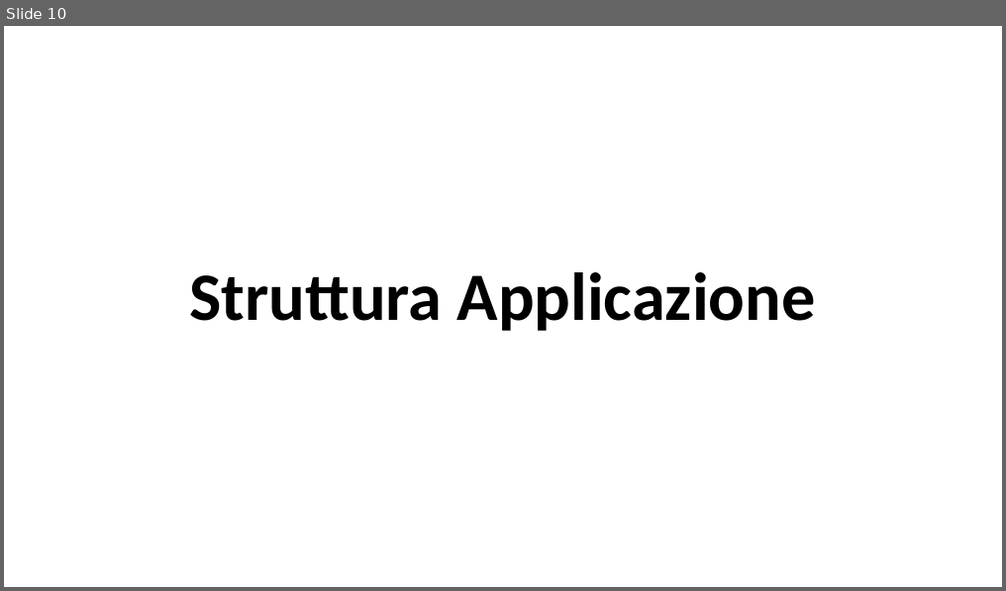
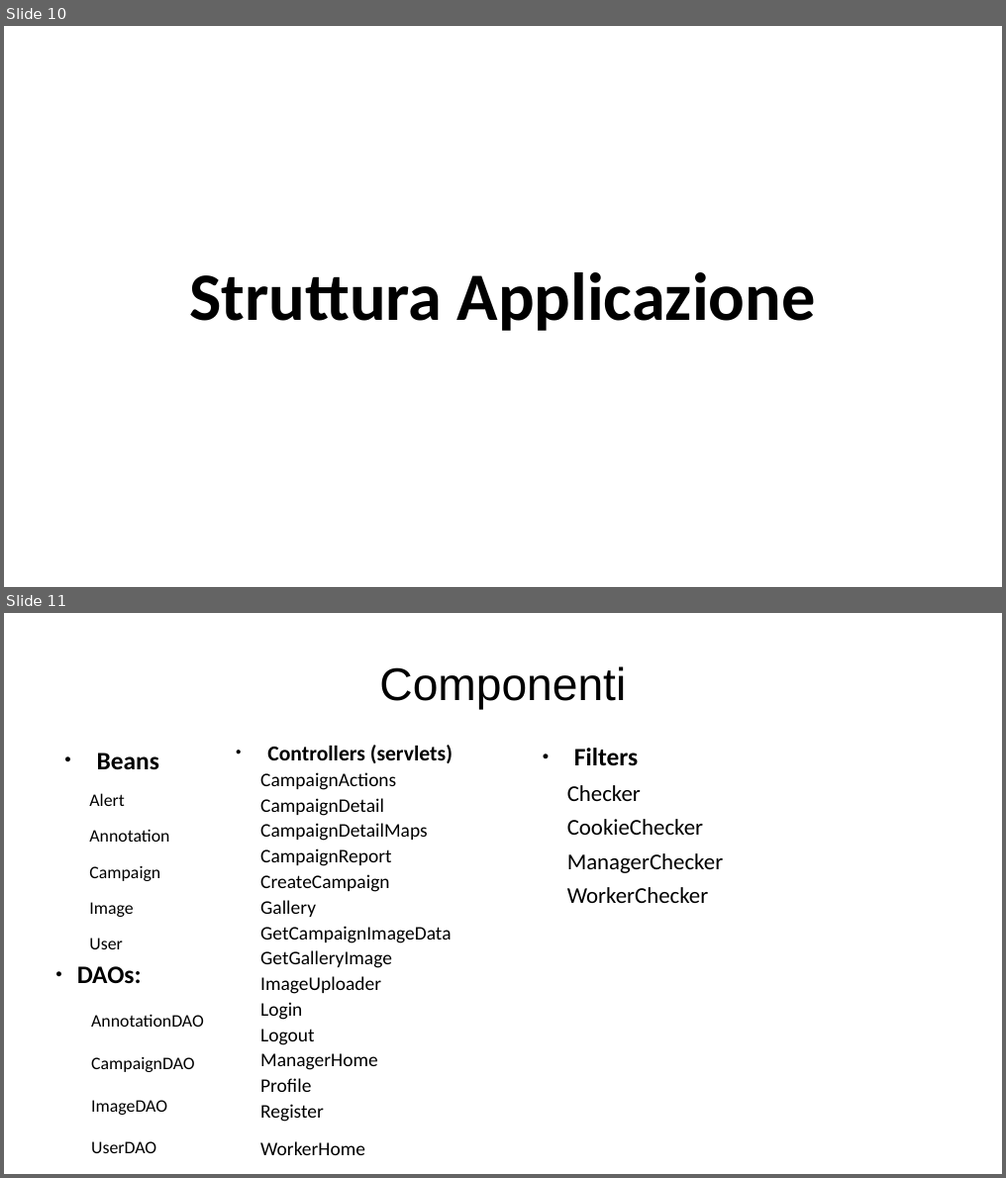
Before and after one commit to darklamp/progetto-tiw-alematte-2020, a slide deck: presentazione.odp. Shown one above the other, each under a label of ours: slide 10 before the commit, slides 10 and 11 after it. The pictures are 1006x591 and 1006x1178 pixels, drawn with LibreOffice and Linux fonts; fonts in the diff are those of the drawing. Boxes give left, top, right and bottom in pixels: in the first picture for what was removed or moved away, otherwise in the second. Text is boxed around its words. In the diff, an @@ line names an element or a change of style, - is before the commit and + after.

```diff
--- a/presentazione.odp
+++ b/presentazione.odp
@@ slide 11 added at bbox=[4, 613, 1002, 1174], background #FFFFFF @@
@@ title added at bbox=[379, 666, 626, 710], 36.4 pt, text #000000 @@
+Componenti
@@ text added at bbox=[89, 753, 169, 950], 14 pt, text #000000 @@
+● Beans
+Alert
+Annotation
+Campaign
+Image
+User
@@ text added at bbox=[260, 745, 452, 1156], 15.3 pt, text #000000 @@
+● Controllers (servlets)
+CampaignActions
+CampaignDetail
+CampaignDetailMaps
+CampaignReport
+CreateCampaign
+Gallery
+GetCampaignImageData
+GetGalleryImage
+ImageUploader
+Login
+Logout
+ManagerHome
+Profile
+Register
+WorkerHome
@@ text added at bbox=[567, 748, 723, 903], 18 pt, text #000000 @@
+● Filters
+Checker
+CookieChecker
+ManagerChecker
+WorkerChecker
@@ text added at bbox=[77, 966, 204, 1072], 14 pt, text #000000 @@
+● DAOs:
+AnnotationDAO
+CampaignDAO
+ImageDAO
+UserDAO
```
Also in this commit, not shown: 2 slides changed, 4 other slides added, 3 other files.
